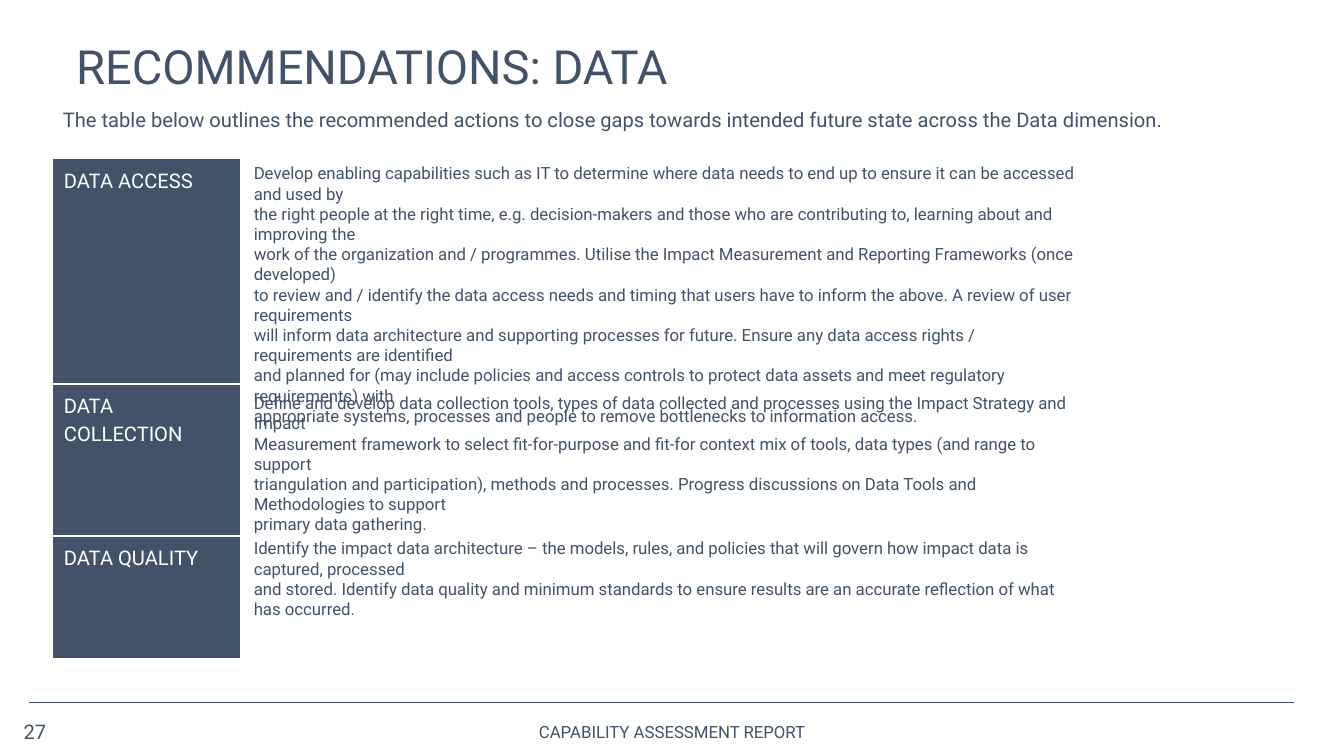
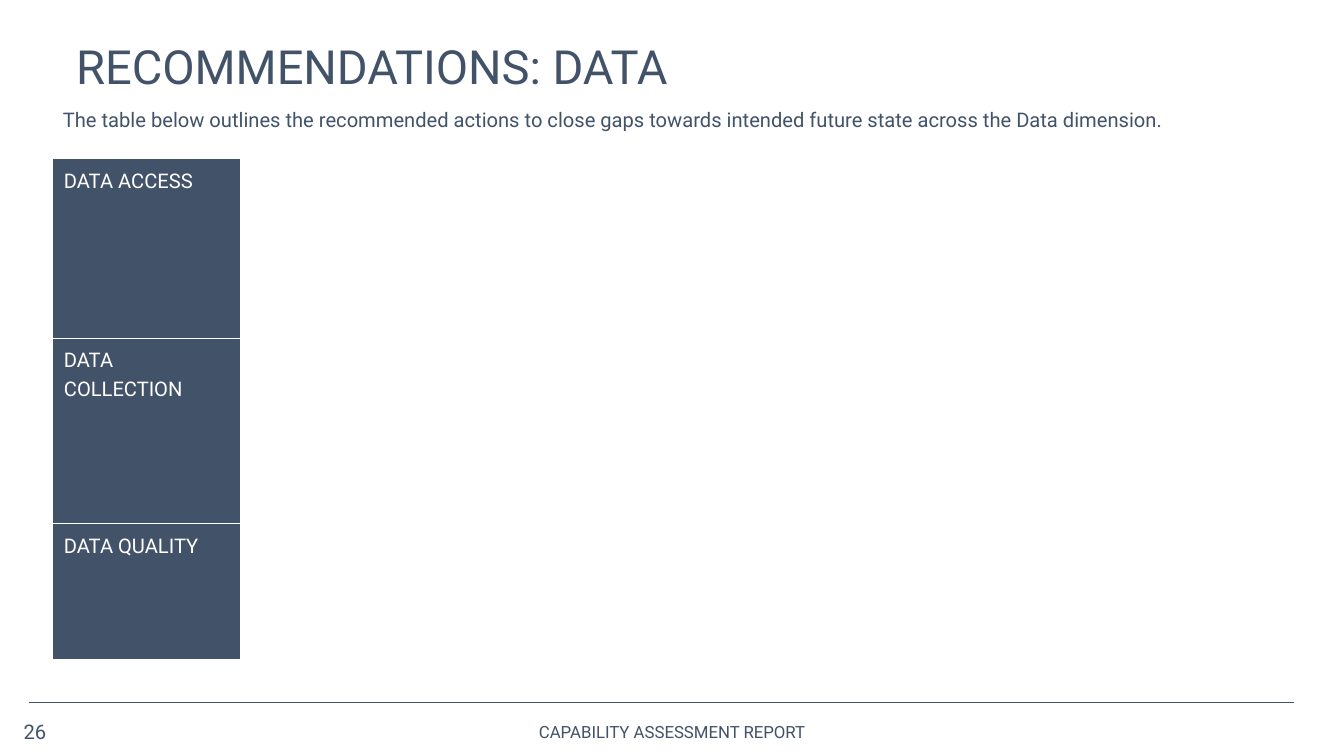
Before and after one commit to opus-meum/power-automate, a slide deck: slide 26 of Capability Assessment Report.pptx (slide 27 before the commit). Drawn at 1344x756 pixels with LibreOffice and Linux fonts; fonts in the diff are those of the drawing; background and template pictures are left out. Boxes give left, top, right and bottom in pixels: in the first picture for what was removed or moved away, otherwise in the second. Text is boxed around its words. In the diff, an @@ line names an element or a change of style, - is before the commit and + after.

```diff
--- a/Capability Assessment Report.pptx
+++ b/Capability Assessment Report.pptx
@@ text removed at box(254, 166, 1074, 427) @@
-Develop enabling capabilities such as IT to determine where data needs to end up to ensure it can be accessed and used by
-the right people at the right time, e.g. decision-makers and those who are contributing to, learning about and improving the
-work of the organization and / programmes. Utilise the Impact Measurement and Reporting Frameworks (once developed)
-to review and / identify the data access needs and timing that users have to inform the above. A review of user requirements
-will inform data architecture and supporting processes for future. Ensure any data access rights / requirements are identified
-and planned for (may include policies and access controls to protect data assets and meet regulatory requirements) with
-appropriate systems, processes and people to remove bottlenecks to information access.
@@ text removed at box(254, 396, 1066, 534) @@
-Define and develop data collection tools, types of data collected and processes using the Impact Strategy and Impact
-Measurement framework to select fit-for-purpose and fit-for context mix of tools, data types (and range to support
-triangulation and participation), methods and processes. Progress discussions on Data Tools and Methodologies to support
-primary data gathering.
@@ text removed at box(254, 541, 1054, 615) @@
-Identify the impact data architecture – the models, rules, and policies that will govern how impact data is captured, processed
-and stored. Identify data quality and minimum standards to ensure results are an accurate reflection of what has occurred.
@@ page number at box(24, 724, 47, 739): text changed @@
-27
+26
```
Also in this commit, not shown: 12 other slides changed, 1 slide added, 2 slides removed, 1 other file.
